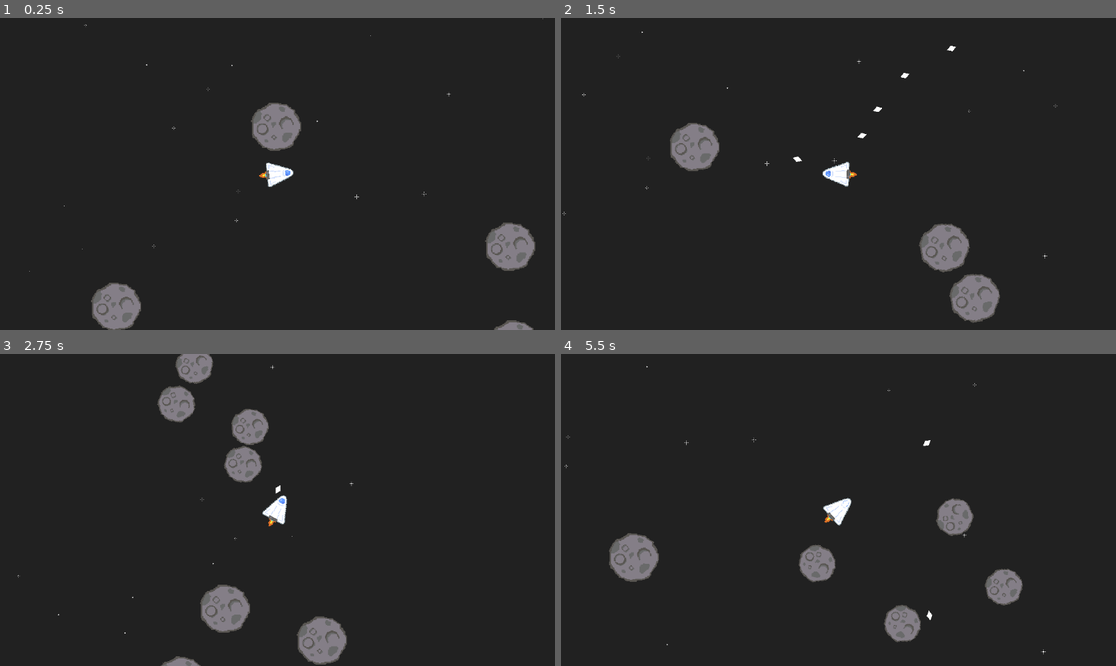
Above: before the commit, frames 1-4 (two rows, left to right).
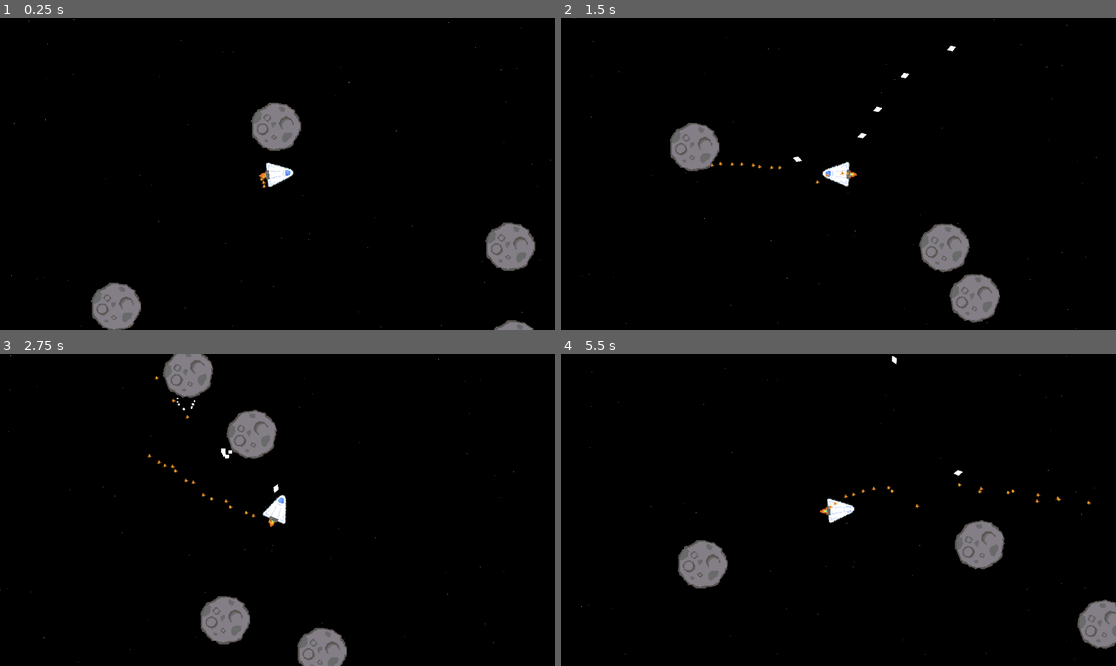
Above: after the commit, the same moments.

Repository: Ducorits/Asteroids_game
Game: Godot game, scene res://scenes/game.tscn
Two runs of this game, one before a commit and one after it. Both use one fixed random seed, a clock stepped at 60 frames per second and the inputs below.
Inputs (mouse positions are in pixels of both pictures, inside the frame that each line leads up to):
- Up to frame 1 (0.25 s): no input
- Up to frame 2 (1.5 s): move the mouse to (960, 158) at 0.52 s; hold D (move_right) 0.53-1.28 s; hold Space (shoot) 0.53-1.28 s; move the mouse to (727, 189) at 1.27 s; hold S (move_down) from 1.28 s (still down); tap Space (shoot) at 1.35 s
- Up to frame 3 (2.75 s): move the mouse to (333, 441) at 2.02 s; release S (move_down) at 2.03 s; hold D (move_right) from 2.03 s (still down); hold Space (shoot) from 2.03 s (still down)
- Up to frame 4 (5.5 s): move the mouse to (810, 572) at 2.77 s; release D (move_right) at 2.78 s; release Space (shoot) at 2.78 s; hold W (move_up) 2.78-3.53 s; tap Space (shoot) at 2.85, 4.35 s; move the mouse to (1005, 556) at 3.52 s; hold Space (shoot) 3.53-4.28 s; hold A (move_left) 3.53-5.03 s; move the mouse to (672, 463) at 4.27 s; move the mouse to (866, 510) at 5.02 s; hold S (move_down) from 5.03 s (still down); hold Space (shoot) from 5.03 s (still down)

The runs differ from the first frame. In frame 1, 96% of the frame differs, in the area x 0-100%, y 0-100%; in frame 2, 96%; in frame 3, 98%; in frame 4, 100%.

Commit message:
Added nicer explosion particles, good ish particle spawn system, added music. Added projectile particles

Diff:
--- a/default_bus_layout.tres
+++ b/default_bus_layout.tres
@@ -7,3 +7,9 @@
 bus/1/bypass_fx = false
 bus/1/volume_db = 0.0
 bus/1/send = &"Master"
+bus/2/name = &"Music"
+bus/2/solo = false
+bus/2/mute = false
+bus/2/bypass_fx = false
+bus/2/volume_db = 0.0
+bus/2/send = &"Master"
--- /dev/null
+++ b/effects/particles/explosion.tscn
@@ -0,0 +1,87 @@
+[gd_scene load_steps=6 format=3 uid="uid://bc6651ahfdx8w"]
+
+[sub_resource type="Curve" id="Curve_q7epf"]
+_data = [Vector2(0, 0.404494), 0.0, 0.188336, 0, 0, Vector2(0.778409, 1), 0.0, 0.0, 0, 0, Vector2(1, 0.280899), 0.329588, 0.0, 0, 0]
+point_count = 3
+
+[sub_resource type="Gradient" id="Gradient_7rj46"]
+offsets = PackedFloat32Array(0.0266667, 0.513333, 0.686667)
+colors = PackedColorArray(1, 1, 1, 1, 0.93762, 0.415747, 0, 1, 0.187176, 0.187176, 0.187176, 1)
+
+[sub_resource type="Animation" id="Animation_q7epf"]
+length = 0.001
+tracks/0/type = "value"
+tracks/0/imported = false
+tracks/0/enabled = true
+tracks/0/path = NodePath(".:emitting")
+tracks/0/interp = 1
+tracks/0/loop_wrap = true
+tracks/0/keys = {
+"times": PackedFloat32Array(0),
+"transitions": PackedFloat32Array(1),
+"update": 1,
+"values": [false]
+}
+
+[sub_resource type="Animation" id="Animation_7rj46"]
+resource_name = "default"
+length = 2.0
+tracks/0/type = "value"
+tracks/0/imported = false
+tracks/0/enabled = true
+tracks/0/path = NodePath(".:emitting")
+tracks/0/interp = 1
+tracks/0/loop_wrap = true
+tracks/0/keys = {
+"times": PackedFloat32Array(0),
+"transitions": PackedFloat32Array(1),
+"update": 1,
+"values": [true]
+}
+tracks/1/type = "method"
+tracks/1/imported = false
+tracks/1/enabled = true
+tracks/1/path = NodePath(".")
+tracks/1/interp = 1
+tracks/1/loop_wrap = true
+tracks/1/keys = {
+"times": PackedFloat32Array(2),
+"transitions": PackedFloat32Array(1),
+"values": [{
+"args": [],
+"method": &"queue_free"
+}]
+}
+
+[sub_resource type="AnimationLibrary" id="AnimationLibrary_vxas0"]
+_data = {
+&"RESET": SubResource("Animation_q7epf"),
+&"default": SubResource("Animation_7rj46")
+}
+
+[node name="Explosion" type="CPUParticles2D"]
+z_index = 10
+z_as_relative = false
+emitting = false
+amount = 100
+one_shot = true
+explosiveness = 0.8
+lifetime_randomness = 0.4
+emission_shape = 2
+emission_sphere_radius = 20.0
+direction = Vector2(0, 0)
+spread = 180.0
+gravity = Vector2(0, 0)
+initial_velocity_min = 130.0
+initial_velocity_max = 160.0
+linear_accel_min = -10.0
+scale_amount_min = 5.0
+scale_amount_max = 10.0
+scale_amount_curve = SubResource("Curve_q7epf")
+color_ramp = SubResource("Gradient_7rj46")
+
+[node name="AnimationPlayer" type="AnimationPlayer" parent="."]
+libraries = {
+&"": SubResource("AnimationLibrary_vxas0")
+}
+autoplay = "default"
--- /dev/null
+++ b/effects/particles/projectile_hit.tscn
@@ -0,0 +1,76 @@
+[gd_scene load_steps=5 format=3 uid="uid://dwcrc2hr5c86u"]
+
+[sub_resource type="Curve" id="Curve_41gry"]
+_data = [Vector2(0, 1), 0.0, 0.0, 0, 0, Vector2(0.994318, 0.0674158), 0.0, 0.0, 0, 0]
+point_count = 2
+
+[sub_resource type="Animation" id="Animation_41gry"]
+resource_name = "default"
+length = 2.0
+tracks/0/type = "value"
+tracks/0/imported = false
+tracks/0/enabled = true
+tracks/0/path = NodePath(".:emitting")
+tracks/0/interp = 1
+tracks/0/loop_wrap = true
+tracks/0/keys = {
+"times": PackedFloat32Array(0),
+"transitions": PackedFloat32Array(1),
+"update": 1,
+"values": [true]
+}
+tracks/1/type = "method"
+tracks/1/imported = false
+tracks/1/enabled = true
+tracks/1/path = NodePath(".")
+tracks/1/interp = 1
+tracks/1/loop_wrap = true
+tracks/1/keys = {
+"times": PackedFloat32Array(2),
+"transitions": PackedFloat32Array(1),
+"values": [{
+"args": [],
+"method": &"queue_free"
+}]
+}
+
+[sub_resource type="Animation" id="Animation_mdl5u"]
+length = 0.001
+tracks/0/type = "value"
+tracks/0/imported = false
+tracks/0/enabled = true
+tracks/0/path = NodePath(".:emitting")
+tracks/0/interp = 1
+tracks/0/loop_wrap = true
+tracks/0/keys = {
+"times": PackedFloat32Array(0),
+"transitions": PackedFloat32Array(1),
+"update": 1,
+"values": [true]
+}
+
+[sub_resource type="AnimationLibrary" id="AnimationLibrary_ckf37"]
+_data = {
+&"RESET": SubResource("Animation_mdl5u"),
+&"default": SubResource("Animation_41gry")
+}
+
+[node name="ProjectileHit" type="CPUParticles2D"]
+amount = 10
+lifetime = 0.7
+one_shot = true
+explosiveness = 0.9
+direction = Vector2(0, 1)
+spread = 110.0
+gravity = Vector2(0, 0)
+initial_velocity_min = 50.0
+initial_velocity_max = 50.0
+scale_amount_min = 5.0
+scale_amount_max = 10.0
+scale_amount_curve = SubResource("Curve_41gry")
+
+[node name="AnimationPlayer" type="AnimationPlayer" parent="."]
+libraries = {
+&"": SubResource("AnimationLibrary_ckf37")
+}
+autoplay = "default"
--- a/project.godot
+++ b/project.godot
@@ -14,6 +14,10 @@
 run/main_scene="uid://dufedci5ia6o7"
 config/features=PackedStringArray("4.4", "Forward Plus")
 config/icon="res://icon.svg"
+
+[autoload]
+
+Vfx="*res://scripts/VFX.gd"
 
 [input]
 
@@ -51,4 +55,4 @@
 [rendering]
 
 textures/canvas_textures/default_texture_filter=0
-environment/defaults/default_clear_color=Color(0.129558, 0.129559, 0.129558, 1)
+environment/defaults/default_clear_color=Color(0, 0, 0, 1)
--- a/scenes/asteroid.tscn
+++ b/scenes/asteroid.tscn
@@ -121,17 +121,12 @@
 contact_monitor = true
 max_contacts_reported = 1
 script = ExtResource("1_6mo6b")
+health = 5
 light_hit = ExtResource("2_0jovh")
 heavy_hit = ExtResource("4_pwrvu")
 
 [node name="CollisionShape2D" type="CollisionShape2D" parent="."]
 shape = SubResource("CircleShape2D_0md28")
-
-[node name="Polygon2D" type="Polygon2D" parent="."]
-visible = false
-position = Vector2(-6.19888e-06, 2.38461)
-scale = Vector2(4, 3.88462)
-polygon = PackedVector2Array(10, -9, 12, 3, 4, 12, -10, 10, -13, -2, -7.95455, -10.8837, 1, -14)
 
 [node name="Sprite2D" type="Sprite2D" parent="."]
 position = Vector2(1, 1)
--- a/scenes/game.tscn
+++ b/scenes/game.tscn
@@ -1,10 +1,12 @@
-[gd_scene load_steps=6 format=3 uid="uid://dufedci5ia6o7"]
+[gd_scene load_steps=8 format=3 uid="uid://dufedci5ia6o7"]
 
 [ext_resource type="Script" uid="uid://dvoqfaukxca7u" path="res://scripts/game_manager.gd" id="1_lnu2h"]
 [ext_resource type="PackedScene" uid="uid://de8uuctek0se0" path="res://scenes/player.tscn" id="1_uwrxv"]
 [ext_resource type="PackedScene" uid="uid://d3cgfreioy08o" path="res://scenes/asteroid.tscn" id="2_yqjtg"]
 [ext_resource type="PackedScene" uid="uid://cg5xr1y0qhif5" path="res://scenes/star.tscn" id="3_lbhrr"]
+[ext_resource type="AudioStream" uid="uid://bmjugnm2512bx" path="res://assets/sounds/breaking-news-in-2029-5994.mp3" id="3_u5sy4"]
 [ext_resource type="Script" uid="uid://cg0pign2g8gqs" path="res://scripts/parallax_2d.gd" id="5_iywne"]
+[ext_resource type="Script" uid="uid://diwvl42nlgiys" path="res://scripts/starfield.gd" id="5_p57ef"]
 
 [node name="Game" type="Node2D"]
 
@@ -12,11 +14,23 @@
 script = ExtResource("1_lnu2h")
 asteroid_scene = ExtResource("2_yqjtg")
 
+[node name="Music" type="AudioStreamPlayer" parent="GameManager"]
+stream = ExtResource("3_u5sy4")
+volume_db = -5.0
+autoplay = true
+parameters/looping = true
+
+[node name="Background" type="Parallax2D" parent="."]
+z_index = -10
+scroll_scale = Vector2(0.1, 0.1)
+scroll_offset = Vector2(575, 322)
+script = ExtResource("5_iywne")
+star_scene = ExtResource("3_lbhrr")
+
+[node name="Node" type="Node2D" parent="Background"]
+script = ExtResource("5_p57ef")
+
 [node name="Player" parent="." instance=ExtResource("1_uwrxv")]
 unique_name_in_owner = true
 
 [node name="Camera2D" type="Camera2D" parent="Player"]
-
-[node name="Background" type="Parallax2D" parent="."]
-script = ExtResource("5_iywne")
-star_scene = ExtResource("3_lbhrr")
--- a/scenes/player.tscn
+++ b/scenes/player.tscn
@@ -6,6 +6,7 @@
 [ext_resource type="Texture2D" uid="uid://cktcwdq8cqxak" path="res://assets/textures/space_ship.png" id="4_dqkch"]
 [ext_resource type="AudioStream" uid="uid://dakupcfb8mctl" path="res://assets/sounds/space-laser-3.wav" id="5_qlg0r"]
 [ext_resource type="AudioStream" uid="uid://cjtix8eug1d0r" path="res://assets/sounds/ship-collide.wav" id="6_tuyoq"]
+[ext_resource type="Texture2D" uid="uid://ctqf7dwsgf2j5" path="res://assets/textures/flame.png" id="7_fjrip"]
 
 [sub_resource type="PhysicsMaterial" id="PhysicsMaterial_qlg0r"]
 rough = true
@@ -26,6 +27,21 @@
 "speed": 10.0
 }]
 
+[sub_resource type="Animation" id="Animation_fjrip"]
+length = 0.001
+tracks/0/type = "value"
+tracks/0/imported = false
+tracks/0/enabled = true
+tracks/0/path = NodePath("ShootSFX:playing")
+tracks/0/interp = 1
+tracks/0/loop_wrap = true
+tracks/0/keys = {
+"times": PackedFloat32Array(0),
+"transitions": PackedFloat32Array(1),
+"update": 1,
+"values": [false]
+}
+
 [sub_resource type="Animation" id="Animation_tuyoq"]
 resource_name = "Shoot"
 tracks/0/type = "value"
@@ -41,26 +57,19 @@
 "values": [true]
 }
 
-[sub_resource type="Animation" id="Animation_fjrip"]
-length = 0.001
-tracks/0/type = "value"
-tracks/0/imported = false
-tracks/0/enabled = true
-tracks/0/path = NodePath("ShootSFX:playing")
-tracks/0/interp = 1
-tracks/0/loop_wrap = true
-tracks/0/keys = {
-"times": PackedFloat32Array(0),
-"transitions": PackedFloat32Array(1),
-"update": 1,
-"values": [false]
-}
-
 [sub_resource type="AnimationLibrary" id="AnimationLibrary_smehm"]
 _data = {
 &"RESET": SubResource("Animation_fjrip"),
 &"Shoot": SubResource("Animation_tuyoq")
 }
+
+[sub_resource type="ParticleProcessMaterial" id="ParticleProcessMaterial_smehm"]
+particle_flag_disable_z = true
+inherit_velocity_ratio = 0.145
+direction = Vector3(0, 1, 0)
+spread = 16.807
+initial_velocity_max = 76.92
+gravity = Vector3(0, 0, 0)
 
 [node name="Player" type="RigidBody2D"]
 collision_layer = 2
@@ -107,3 +116,10 @@
 volume_db = -15.0
 max_polyphony = 20
 bus = &"SFX"
+
+[node name="GPUParticles2D" type="GPUParticles2D" parent="."]
+position = Vector2(5.96046e-08, 28)
+scale = Vector2(0.618441, 0.629822)
+amount = 20
+texture = ExtResource("7_fjrip")
+process_material = SubResource("ParticleProcessMaterial_smehm")
--- /dev/null
+++ b/scripts/VFX.gd
@@ -0,0 +1,31 @@
+extends Node
+
+var effects = {}
+var effects_path = "res://effects/particles/"
+
+func _ready():
+	var dir = DirAccess.open(effects_path)
+	if dir:
+		for file_name in dir.get_files():
+			if file_name.ends_with(".tscn"):
+				var effect_name = file_name.get_basename()
+				effects[effect_name] = load(effects_path + file_name)
+	print(effects)
+
+func spawn(effect_name: String, position: Vector2, options: Dictionary = {}):
+	print("Spawning effect: ", effect_name, " at ", position)
+	if not effects.has(effect_name):
+		push_warning("Unknown effect: %s" % effect_name)
+		return
+
+	var effect = effects[effect_name].instantiate()
+	effect.global_position = position
+
+	if options.has("scale"):
+		effect.scale = Vector2.ONE * options["scale"]
+	if options.has("rotation"):
+		effect.rotation = options["rotation"]
+	if options.has("color") and effect.has_method("set_modulate"):
+		effect.set_modulate(options["color"])
+
+	add_child(effect)
--- a/scripts/asteroid.gd
+++ b/scripts/asteroid.gd
@@ -4,6 +4,8 @@
 @export var max_speed := 350.0
 @export_enum("large", "medium", "small") var size: String = "large"
 @export var base_speed: float = 100.0
+@export var health: int = 10
+var scale_modifier: float = 1.0
 @onready var animation_player: AnimationPlayer = $AnimationPlayer
 
 signal request_split(global_position: Vector2, current_size: String)
@@ -22,19 +24,21 @@
 				continue
 			hit_sound.pitch_scale = randf_range(0.95, 1.05)
 			hit_sound.stream = light_hit if impulse.length() < 40 else heavy_hit
-
 			hit_sound.play()
 
-
 func on_hit(damage: float) -> void:
-	animation_player.play("destroy")
-	emit_signal("request_split", global_position, size)
+	if health > 0:
+		health -= damage
+		hit_sound.play()
+	else:
+		animation_player.play("destroy")
+		Vfx.spawn("explosion", position, {"scale": scale_modifier})
+		emit_signal("request_split", global_position, size)
 
 func initialize():
 	var speed := base_speed
 	var collision_radius = $CollisionShape2D.shape.radius
 	var sprite_scale = $Sprite2D.scale
-	var scale_modifier = 1.0
 	match size:
 		"large":
 			scale_modifier = 1.0
@@ -44,12 +48,13 @@
 			scale_modifier = 0.75
 			speed *= 1.0
 			mass = 1.5
+			health *= scale_modifier
 		"small":
 			scale_modifier = 0.5
 			speed *= 1.0
 			mass = 0.75
+			health *= scale_modifier
 
-	$Polygon2D.scale = $Polygon2D.scale * scale_modifier
 	$Sprite2D.scale = sprite_scale * scale_modifier
 	_resize_collision(collision_radius * scale_modifier)
 
--- a/scripts/parallax_2d.gd
+++ b/scripts/parallax_2d.gd
@@ -3,16 +3,16 @@
 @export var star_scene: PackedScene
 @export var stars: int = 100
 
-func spawn_stars():
-	for i in stars:
-		var star = star_scene.instantiate() as AnimatedSprite2D
-		star.global_position = Vector2(randf_range(-1000, 1000), randf_range(-1000, 1000))
-		add_child(star)
-
-
-# Called when the node enters the scene tree for the first time.
-func _ready() -> void:
-	spawn_stars()
+#func spawn_stars():
+	#for i in stars:
+		#var star = star_scene.instantiate() as AnimatedSprite2D
+		#star.global_position = Vector2(randf_range(-1000, 1000), randf_range(-1000, 1000))
+		#add_child(star)
+		#
+#
+## Called when the node enters the scene tree for the first time.
+#func _ready() -> void:
+	#spawn_stars()
 
 
 # Called every frame. 'delta' is the elapsed time since the previous frame.
--- a/scripts/projectile.gd
+++ b/scripts/projectile.gd
@@ -2,7 +2,8 @@
 
 @export var speed: float = 600.0
 var direction: Vector2 = Vector2.ZERO
-var damage: float = 1.0
+var damage: float = 3.0
+signal spawn_particle(global_position: Vector2, name: String)
 
 func _physics_process(delta: float) -> void:
 	position += direction * speed * delta
@@ -15,6 +16,7 @@
 	if body.is_in_group("asteroid"):
 		if body.has_method("on_hit"):
 			body.on_hit(damage)
+			Vfx.spawn("projectile_hit", position, { "rotation": rotation})
 		queue_free()
 
 
--- /dev/null
+++ b/scripts/starfield.gd
@@ -0,0 +1,21 @@
+extends Node2D
+
+func _ready():
+	var width = 2920
+	var height = 2080
+	var img = Image.create(width, height, false, Image.FORMAT_RGB8)
+	img.fill(Color.BLACK)
+
+	var rng = RandomNumberGenerator.new()
+	rng.randomize()
+
+	for i in range(500): # number of stars
+		var x = rng.randi_range(0, width - 1)
+		var y = rng.randi_range(0, height - 1)
+		var brightness = rng.randf_range(0.6, 1.0)
+		img.set_pixel(x, y, Color(brightness, brightness, brightness))
+
+	var tex = ImageTexture.create_from_image(img)
+	var sprite = Sprite2D.new()
+	sprite.texture = tex
+	add_child(sprite)
Not shown, added: Example.png.import
Not shown, added: assets/sounds/breaking-news-in-2029-5994.mp3.import
Binary file added: assets/textures/erhan-yildirim-AeRhS3H8ys0-unsplash.jpg
Not shown, added: assets/textures/erhan-yildirim-AeRhS3H8ys0-unsplash.jpg.import
Binary file added: assets/textures/explosion.aseprite
Binary file added: assets/textures/explosion.gif
Binary file added: assets/textures/explosion.png
Not shown, added: assets/textures/explosion.png.import
Binary file added: assets/textures/flame.aseprite
Binary file added: assets/textures/flame.png
Not shown, added: assets/textures/flame.png.import
Binary file added: assets/textures/marc-pezin-6JrIUE7cl70-unsplash.jpg
(and 7 more such lines)
